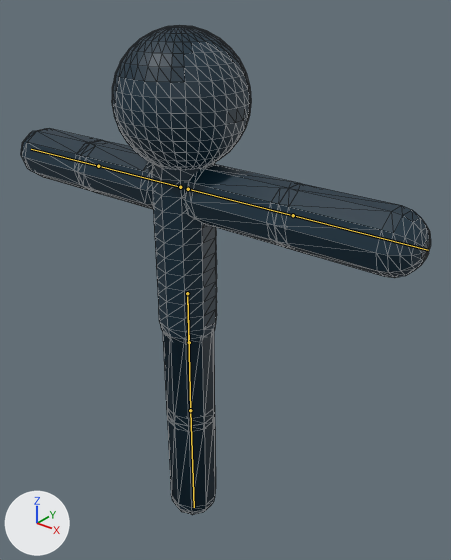
The glTF model assets/models/stickman/stickman.gltf: old version first, new version second.
Both versions are drawn from a 50 mm camera at (6.26, -6.83, 9.51) aimed at (0.36, 0.55, 4.94). Lighting does not change. The marker at lower left points along +X, +Y and +Z. The bones that change are drawn over the model as lines. Mesh edges are drawn as thin lines.

Objects in the first picture: 'Arm_L_1', 'Arm_L_2', 'Arm_R_1', 'Arm_R_2', 'Head', 'Leg_L_1', 'Leg_L_2', 'Spine'.
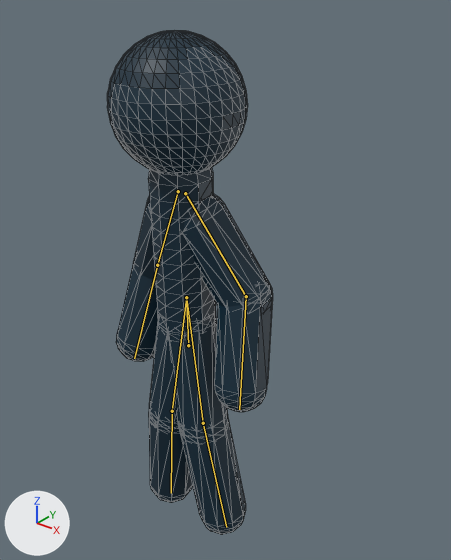
The newer file adds an action. The first version stands in its rest pose; the second is drawn at frame 1 of the action 'Hit_Center'.

Location of each change, [x1, y1, x2, y2] in pixels of the pictures (451 x 560 px):
'Head', posed: before [112, 25, 251, 169]; after [107, 30, 248, 174]
'Arm_L_2', posed: before [274, 183, 431, 278]; after [214, 281, 272, 412]
'Arm_L_1', posed: before [183, 165, 300, 247]; after [184, 193, 273, 309]
'Spine', posed: before [151, 162, 217, 342]; after [148, 167, 216, 339]
'Leg_L_2', posed (36% wider, 9% taller): before [167, 410, 216, 515]; after [179, 419, 246, 534]
'Arm_R_2', posed: before [21, 128, 101, 192]; after [116, 265, 158, 362]
'Leg_L_1', posed: before [163, 332, 215, 426]; after [170, 316, 228, 438]
'Arm_R_1', posed: before [78, 140, 153, 209]; after [133, 196, 155, 281]
'Leg_R_2', posed (not visible before): after [149, 416, 193, 503]
'Leg_R_1', posed (not visible before): after [149, 321, 179, 428]
bone 'Spine_1', root to tip: before (189, 342) to (187, 297); after (188, 345) to (186, 300)
bone 'Arm_R_1', root to tip: before (180, 187) to (98, 166); after (178, 191) to (157, 265)
bone 'Arm_R_2', root to tip: before (98, 166) to (31, 149); after (157, 265) to (134, 358)
bone 'Arm_L_1', root to tip: before (188, 189) to (293, 215); after (185, 193) to (246, 296)
bone 'Arm_L_2', root to tip: before (293, 215) to (428, 250); after (246, 296) to (239, 409)
bone 'Leg_R_1', root to tip: before (187, 293) to (190, 410); after (186, 297) to (172, 411)
bone 'Leg_R_2', root to tip: before (190, 410) to (194, 507); after (172, 411) to (171, 493)
bone 'Leg_L_1', root to tip: before (187, 293) to (190, 410); after (186, 297) to (203, 423)
bone 'Leg_L_2', root to tip: before (190, 410) to (194, 507); after (203, 423) to (226, 527)

What changed in the scene script:
```text
Change bone_spine_1:
    where bone_spine_1 = bpy.data.objects['Armature'].pose.bones['Spine_1']  # child of 'Root'
    bone_spine_1.location: (0.0, 0.0, 0.0) -> (0.0, -0.06, 0.01)
    bone_spine_1.rotation_quaternion: (1.0, 0.0, 0.0, 0.0) -> (1.0, 0.009, 0.0, 0.0)  # degrees (0, 0, 0) -> degrees (1, 0, 0)
Change bone_arm_r_1:
    where bone_arm_r_1 = bpy.data.objects['Armature'].pose.bones['Arm_R_1']  # child of 'Spine_4'
    bone_arm_r_1.rotation_quaternion: (1.0, 0.0, 0.0, 0.0) -> (0.792, -0.502, -0.333, 0.098)  # degrees (0, 0, 0) -> degrees (-72, -25, 33)
Change bone_arm_r_2:
    where bone_arm_r_2 = bpy.data.objects['Armature'].pose.bones['Arm_R_2']  # child of 'Arm_R_1'
    bone_arm_r_2.rotation_quaternion: (1.0, 0.0, 0.0, 0.0) -> (0.96, 0.0, 0.0, 0.281)  # degrees (0, 0, 0) -> degrees (0, 0, 33)
Change bone_arm_l_1:
    where bone_arm_l_1 = bpy.data.objects['Armature'].pose.bones['Arm_L_1']  # child of 'Spine_4'
    bone_arm_l_1.rotation_quaternion: (1.0, 0.0, 0.0, 0.0) -> (0.792, -0.502, 0.333, -0.098)  # degrees (0, 0, 0) -> degrees (-72, 25, -33)
Change bone_arm_l_2:
    where bone_arm_l_2 = bpy.data.objects['Armature'].pose.bones['Arm_L_2']  # child of 'Arm_L_1'
    bone_arm_l_2.rotation_quaternion: (1.0, 0.0, 0.0, 0.0) -> (0.96, 0.0, 0.0, -0.281)  # degrees (0, 0, 0) -> degrees (0, 0, -33)
Change bone_leg_r_1:
    where bone_leg_r_1 = bpy.data.objects['Armature'].pose.bones['Leg_R_1']  # child of 'Spine_1'
    bone_leg_r_1.rotation_quaternion: (1.0, 0.0, 0.0, 0.0) -> (0.995, -0.04, -0.064, 0.062)  # degrees (0, 0, 0) -> degrees (-5, -7, 7)
Change bone_leg_r_2:
    where bone_leg_r_2 = bpy.data.objects['Armature'].pose.bones['Leg_R_2']  # child of 'Leg_R_1'
    bone_leg_r_2.rotation_quaternion: (1.0, 0.0, 0.0, 0.0) -> (0.997, 0.076, 0.0, 0.0)  # degrees (0, 0, 0) -> degrees (9, 0, 0)
Change bone_leg_l_1:
    where bone_leg_l_1 = bpy.data.objects['Armature'].pose.bones['Leg_L_1']  # child of 'Spine_1'
    bone_leg_l_1.rotation_quaternion: (1.0, 0.0, 0.0, 0.0) -> (0.993, -0.02, 0.083, -0.085)  # degrees (0, 0, 0) -> degrees (-3, 9, -10)
Change bone_leg_l_2:
    where bone_leg_l_2 = bpy.data.objects['Armature'].pose.bones['Leg_L_2']  # child of 'Leg_L_1'
    bone_leg_l_2.rotation_quaternion: (1.0, 0.0, 0.0, 0.0) -> (0.999, 0.042, 0.0, 0.0)  # degrees (0, 0, 0) -> degrees (5, 0, 0)
```
